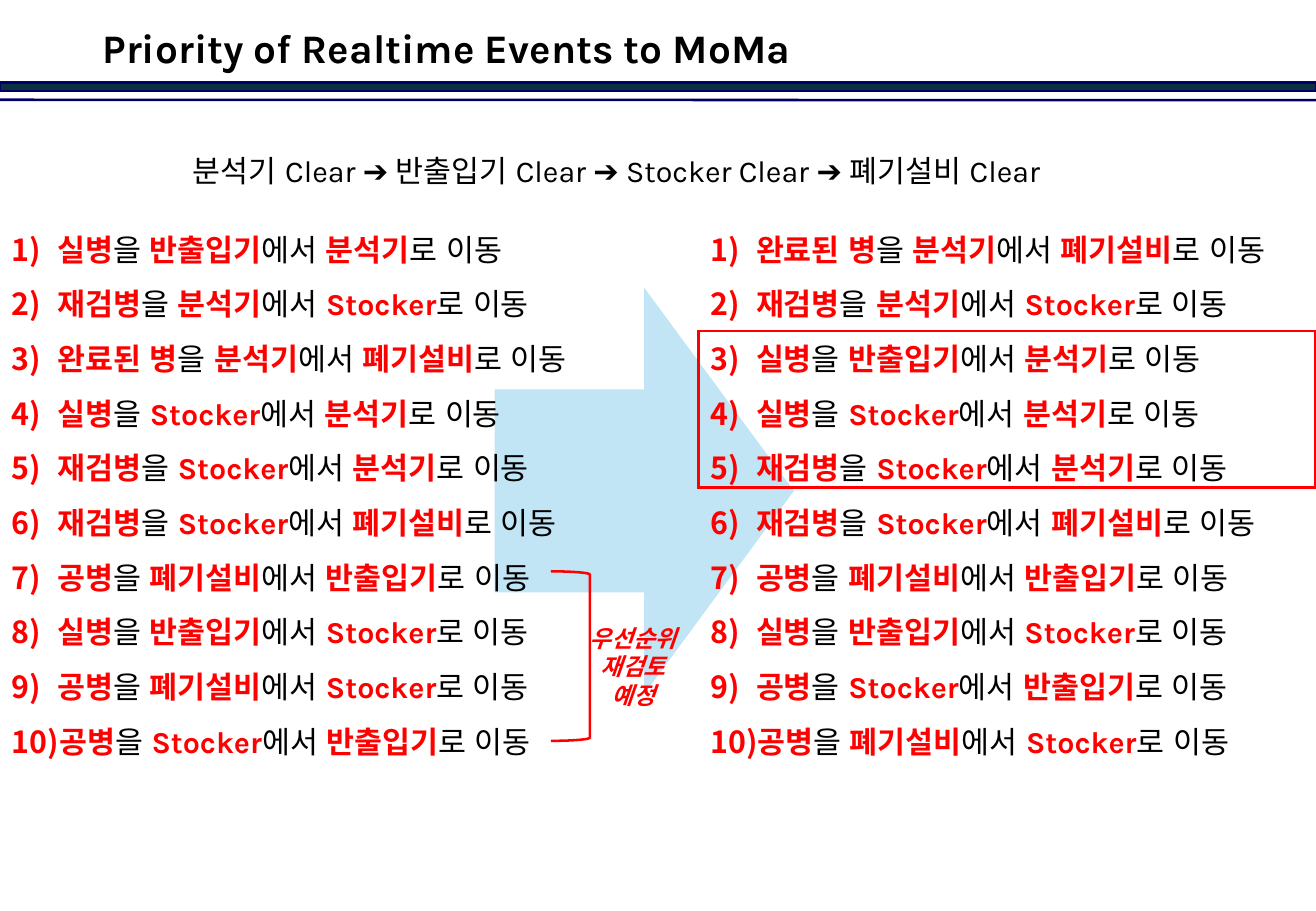
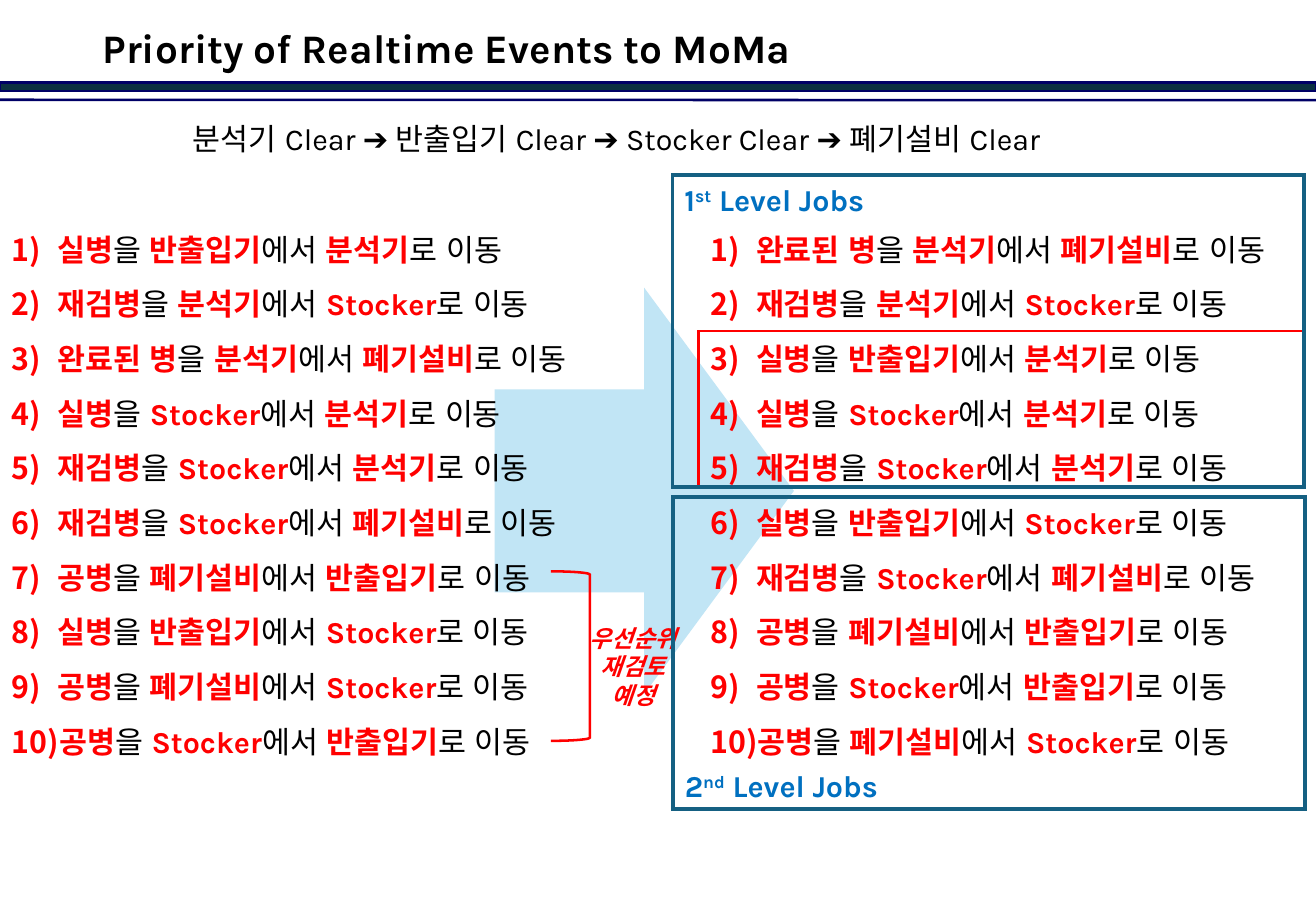
Before and after one commit to jinkabpark/SamickThk_Analysis, a slide deck: slide 1 of 허종원/Dispatcher in Action.pptx. Drawn at 1316x911 pixels with LibreOffice and Linux fonts; fonts in the diff are those of the drawing; background and template pictures are left out. Boxes give left, top, right and bottom in pixels: in the first picture for what was removed or moved away, otherwise in the second. Text is boxed around its words. In the diff, an @@ line names an element or a change of style, - is before the commit and + after.

```diff
--- a/허종원/Dispatcher in Action.pptx
+++ b/허종원/Dispatcher in Action.pptx
@@ text "분석기 Clear ➔ 반출입기 Clear ...": place and size @@
-text "분석기 Clear ➔ 반출입기 Clear ..." at [193, 156, 1040, 185]
+text "분석기 Clear ➔ 반출입기 Clear ..." at [193, 124, 1040, 153]
@@ rectangle added at [673, 175, 1305, 487], outline #156082 2.25 pt, 18 pt, text #0070C0, bold @@
+1st Level Jobs
@@ rectangle: place and size @@
-rectangle at [699, 332, 1316, 488]
+rectangle at [699, 332, 1305, 488]
@@ rectangle added at [673, 497, 1305, 809], outline #156082 2.25 pt, 18 pt, text #0070C0, bold @@
+2nd Level Jobs
@@ text at [756, 503, 1227, 542]: paragraph added @@
+6) 실병을 반출입기에서 Stocker로 이동
@@ text at [756, 617, 1227, 646]: paragraph removed @@
-8) 실병을 반출입기에서 Stocker로 이동
```
Also in this commit, not shown: 1 other slide changed, 2 slides added.
